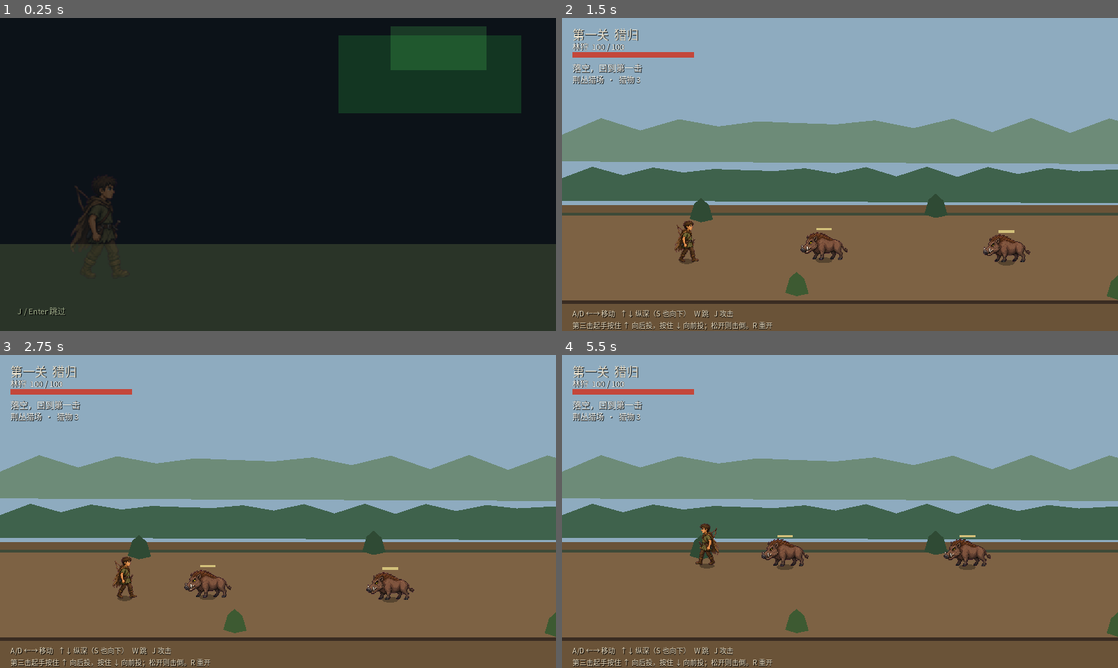
Above: before the commit, frames 1-4 (two rows, left to right).
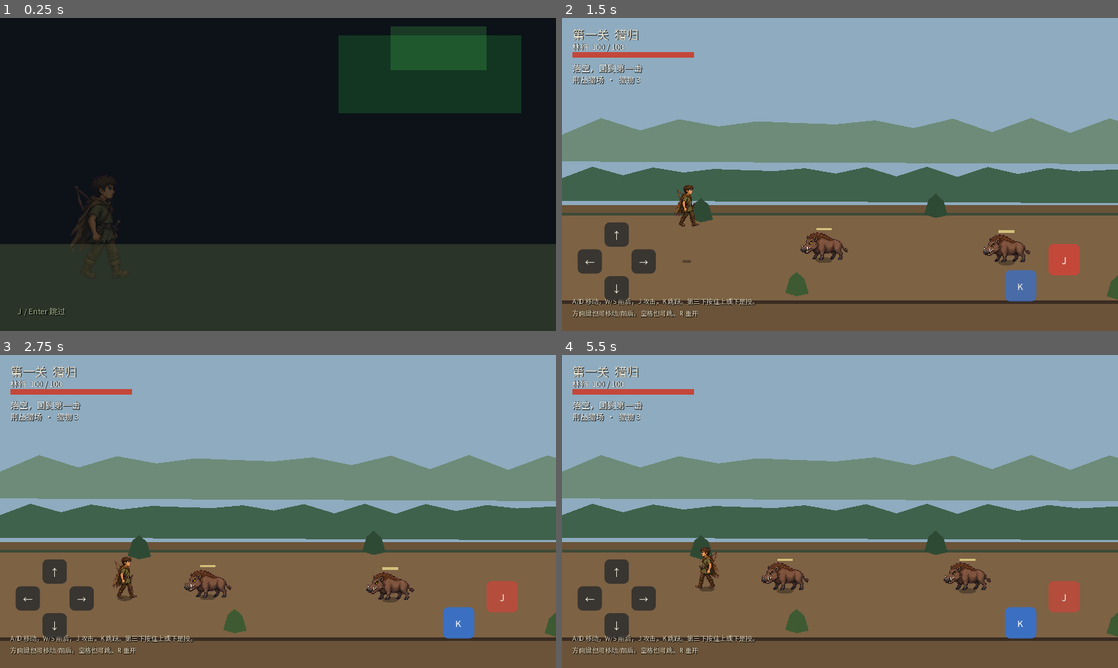
Above: after the commit, the same moments.

Repository: meathill/wow-dnf-godot
Game: Godot game, scene res://scenes/intro.tscn
Two runs of this game, one before a commit and one after it. Both use one fixed random seed, a clock stepped at 60 frames per second and the inputs below.
Inputs (mouse positions are in pixels of both pictures, inside the frame that each line leads up to):
- Up to frame 1 (0.25 s): no input
- Up to frame 2 (1.5 s): tap Enter at 0.5 s; hold D 0.53-1.25 s; hold J 0.53-1.25 s; tap Space at 0.77, 1.07 s; tap K at 0.8 s; click (1062, 259) at 1.25 s, where only the run after the commit has a clickable "J"
- Up to frame 3 (2.75 s): click (455, 624) at 2 s, where only the run after the commit has a clickable "K"
- Up to frame 4 (5.5 s): hold Down 2.78-3.53 s; tap K at 2.85, 5.3 s; tap Space at 3.02, 3.32, 4.35, 4.52, 4.82, 5.27 s; tap R at 3.05, 3.6 s; hold D 3.53-4.28 s; hold Space 3.53-4.28 s; hold Up 4.28-5.03 s; tap J at 4.55 s; hold A from 5.03 s (still down); hold J from 5.03 s (still down)

The runs differ from the first frame. In frame 1, less than 0.1% of the frame differs, in the area x 4-12%, y 92-96%; in frame 2, 4.6%; in frame 3, 4.0%; in frame 4, 6.0%, in the area x 1-94%, y 3-100%.

Commit message:
Show Chinese text, move jump to K, and add touch buttons.
Bundle Noto Sans SC so labels are readable, and keep W/S for depth only.

Diff:
--- a/game/project.godot
+++ b/game/project.godot
@@ -9,6 +9,10 @@
 config/features=PackedStringArray("4.3", "GL Compatibility")
 config/icon="res://icon.svg"
 
+[autoload]
+
+VInput="*res://scripts/vinput.gd"
+
 [display]
 
 window/size/viewport_width=1280
@@ -16,7 +20,16 @@
 window/stretch/mode="canvas_items"
 window/stretch/aspect="expand"
 
+[gui]
+
+theme/custom="res://themes/default.tres"
+
 [rendering]
 
 renderer/rendering_method="gl_compatibility"
 textures/canvas_textures/default_texture_filter=0
+
+[input_devices]
+
+pointing/emulate_touch_from_mouse=true
+pointing/emulate_mouse_from_touch=true
--- a/game/scripts/hud.gd
+++ b/game/scripts/hud.gd
@@ -1,4 +1,6 @@
 extends CanvasLayer
+
+const UiFont = preload("res://scripts/ui_font.gd")
 
 var hp_fill: ColorRect
 var hp_label: Label
@@ -7,10 +9,17 @@
 var result_label: Label
 var font: Font
 
+# Virtual pad axis accumulators (multiple buttons can hold).
+var _axis_l := 0
+var _axis_r := 0
+var _axis_u := 0
+var _axis_d := 0
+
 
 func _ready() -> void:
-	font = SystemFont.new()
-	font.font_names = PackedStringArray(["Noto Sans CJK SC", "Noto Sans CJK", "Noto Serif CJK SC"])
+	VInput.reset()
+	layer = 20
+	font = UiFont.get_font()
 	var title := _label(Vector2(24, 16), "第一关  猎归", 28)
 	title.modulate = Color("#f3efe4")
 	hp_label = _label(Vector2(24, 52), "林狩  100 / 100", 18)
@@ -18,16 +27,22 @@
 	bg.position = Vector2(24, 78)
 	bg.size = Vector2(280, 14)
 	bg.color = Color("#1a1410")
+	bg.mouse_filter = Control.MOUSE_FILTER_IGNORE
 	add_child(bg)
 	hp_fill = ColorRect.new()
 	hp_fill.position = Vector2(24, 78)
 	hp_fill.size = Vector2(280, 14)
 	hp_fill.color = Color("#c4473a")
+	hp_fill.mouse_filter = Control.MOUSE_FILTER_IGNORE
 	add_child(hp_fill)
 	combo_label = _label(Vector2(24, 100), "J 攻击", 20)
 	info_label = _label(Vector2(24, 128), "荆丛猎场  ·  猎物 3", 18)
-	var hint := _label(Vector2(24, 668), "A/D ←→ 移动   ↑↓ 纵深（S 也向下）   W 跳   J 攻击\n第三击起手按住 ↑ 向后投，按住 ↓ 向前投；松开则击倒。R 重开", 16)
-	hint.size = Vector2(1230, 48)
+	var hint := _label(
+		Vector2(24, 640),
+		"A/D 移动，W/S 前后，J 攻击，K 跳跃。第三下按住上或下是投。\n方向键也可移动/前后。空格也可跳。R 重开",
+		15
+	)
+	hint.size = Vector2(900, 56)
 	hint.autowrap_mode = TextServer.AUTOWRAP_WORD_SMART
 	hint.modulate = Color("#efe8d6")
 	result_label = _label(Vector2(360, 280), "", 32)
@@ -35,6 +50,7 @@
 	result_label.size = Vector2(560, 160)
 	result_label.autowrap_mode = TextServer.AUTOWRAP_WORD_SMART
 	result_label.horizontal_alignment = HORIZONTAL_ALIGNMENT_CENTER
+	_build_virtual_controls()
 
 
 func set_hp(current: int, maximum: int) -> void:
@@ -65,5 +81,90 @@
 	label.add_theme_color_override("font_shadow_color", Color(0, 0, 0, 0.75))
 	label.add_theme_constant_override("shadow_offset_x", 1)
 	label.add_theme_constant_override("shadow_offset_y", 1)
+	label.mouse_filter = Control.MOUSE_FILTER_IGNORE
 	add_child(label)
 	return label
+
+
+func _build_virtual_controls() -> void:
+	# Left d-pad (bottom-left, clears center playfield).
+	var pad_origin := Vector2(36, 470)
+	var gap := 62.0
+	_axis_btn(pad_origin + Vector2(gap, 0), "↑", func(p): _hold_axis("u", p))
+	_axis_btn(pad_origin + Vector2(0, gap), "←", func(p): _hold_axis("l", p))
+	_axis_btn(pad_origin + Vector2(gap * 2, gap), "→", func(p): _hold_axis("r", p))
+	_axis_btn(pad_origin + Vector2(gap, gap * 2), "↓", func(p): _hold_axis("d", p))
+
+	# Right action buttons.
+	_action_btn(Vector2(1120, 520), "J", Color("#c4473a"), func(p): VInput.attack_held = p)
+	_action_btn(Vector2(1020, 580), "K", Color("#3a6fc4"), func(p): VInput.jump_held = p)
+
+
+func _axis_btn(pos: Vector2, caption: String, on_hold: Callable) -> void:
+	var btn := _make_pad_button(pos, Vector2(56, 56), caption, Color(0.12, 0.14, 0.16, 0.72))
+	btn.button_down.connect(func(): on_hold.call(true))
+	btn.button_up.connect(func(): on_hold.call(false))
+
+
+func _action_btn(pos: Vector2, caption: String, color: Color, on_hold: Callable) -> void:
+	var c := Color(color.r, color.g, color.b, 0.78)
+	var btn := _make_pad_button(pos, Vector2(72, 72), caption, c)
+	btn.button_down.connect(func(): on_hold.call(true))
+	btn.button_up.connect(func(): on_hold.call(false))
+
+
+func _make_pad_button(pos: Vector2, size: Vector2, caption: String, color: Color) -> Button:
+	var btn := Button.new()
+	btn.position = pos
+	btn.size = size
+	btn.text = caption
+	btn.focus_mode = Control.FOCUS_NONE
+	btn.mouse_filter = Control.MOUSE_FILTER_STOP
+	btn.add_theme_font_override("font", font)
+	btn.add_theme_font_size_override("font_size", 22)
+	btn.add_theme_color_override("font_color", Color("#f6f1e6"))
+	btn.add_theme_color_override("font_pressed_color", Color("#ffffff"))
+	btn.add_theme_color_override("font_hover_color", Color("#ffffff"))
+	var style := StyleBoxFlat.new()
+	style.bg_color = color
+	style.corner_radius_top_left = 12
+	style.corner_radius_top_right = 12
+	style.corner_radius_bottom_left = 12
+	style.corner_radius_bottom_right = 12
+	style.content_margin_left = 4
+	style.content_margin_right = 4
+	style.content_margin_top = 4
+	style.content_margin_bottom = 4
+	btn.add_theme_stylebox_override("normal", style)
+	var pressed := style.duplicate() as StyleBoxFlat
+	pressed.bg_color = Color(color.r, color.g, color.b, minf(color.a + 0.2, 1.0))
+	btn.add_theme_stylebox_override("pressed", pressed)
+	btn.add_theme_stylebox_override("hover", pressed)
+	btn.add_theme_stylebox_override("focus", StyleBoxEmpty.new())
+	add_child(btn)
+	return btn
+
+
+func _hold_axis(which: String, pressed: bool) -> void:
+	var delta := 1 if pressed else -1
+	match which:
+		"l":
+			_axis_l = maxi(_axis_l + delta, 0)
+		"r":
+			_axis_r = maxi(_axis_r + delta, 0)
+		"u":
+			_axis_u = maxi(_axis_u + delta, 0)
+		"d":
+			_axis_d = maxi(_axis_d + delta, 0)
+	var mx := 0.0
+	var my := 0.0
+	if _axis_l > 0:
+		mx -= 1.0
+	if _axis_r > 0:
+		mx += 1.0
+	if _axis_u > 0:
+		my -= 1.0
+	if _axis_d > 0:
+		my += 1.0
+	VInput.set_move_x(mx)
+	VInput.set_move_y(my)
--- a/game/scripts/intro.gd
+++ b/game/scripts/intro.gd
@@ -2,6 +2,7 @@
 
 ## Short original intro before level 1. Skip with J or Enter.
 
+const UiFont = preload("res://scripts/ui_font.gd")
 const LEVEL := "res://scenes/level1.tscn"
 const PLAYER_SPRITE := "res://sprites/player.png"
 const INTRO_SECONDS := 5.5
@@ -22,6 +23,7 @@
 	var bg := ColorRect.new()
 	bg.set_anchors_preset(Control.PRESET_FULL_RECT)
 	bg.color = Color("#0c1218")
+	bg.mouse_filter = Control.MOUSE_FILTER_IGNORE
 	add_child(bg)
 
 	# Distant green fire glow (original, not a copyrighted skybox)
@@ -29,11 +31,13 @@
 	glow.position = Vector2(780, 40)
 	glow.size = Vector2(420, 180)
 	glow.color = Color(0.18, 0.72, 0.28, 0.22)
+	glow.mouse_filter = Control.MOUSE_FILTER_IGNORE
 	add_child(glow)
 	var glow2 := ColorRect.new()
 	glow2.position = Vector2(900, 20)
 	glow2.size = Vector2(220, 100)
 	glow2.color = Color(0.35, 0.95, 0.4, 0.18)
+	glow2.mouse_filter = Control.MOUSE_FILTER_IGNORE
 	add_child(glow2)
 
 	# Ground strip
@@ -41,6 +45,7 @@
 	ground.position = Vector2(0, 520)
 	ground.size = Vector2(1280, 200)
 	ground.color = Color("#2a3428")
+	ground.mouse_filter = Control.MOUSE_FILTER_IGNORE
 	add_child(ground)
 
 	hunter = TextureRect.new()
@@ -51,10 +56,10 @@
 	hunter.position = Vector2(160, 360)
 	hunter.size = Vector2(140, 240)
 	hunter.modulate = Color(1, 1, 1, 0)
+	hunter.mouse_filter = Control.MOUSE_FILTER_IGNORE
 	add_child(hunter)
 
-	var font := SystemFont.new()
-	font.font_names = PackedStringArray(["Noto Sans CJK SC", "Noto Sans CJK", "Noto Serif CJK SC", "Sans"])
+	var font := UiFont.get_font()
 
 	line1 = _make_label(font, Vector2(340, 220), "林狩在荆丛猎场下夹。", 34)
 	line2 = _make_label(font, Vector2(340, 280), "天边有一点绿火，他没在意。", 34)
@@ -76,6 +81,7 @@
 	label.add_theme_color_override("font_shadow_color", Color(0, 0, 0, 0.8))
 	label.add_theme_constant_override("shadow_offset_x", 2)
 	label.add_theme_constant_override("shadow_offset_y", 2)
+	label.mouse_filter = Control.MOUSE_FILTER_IGNORE
 	add_child(label)
 	return label
 
--- a/game/scripts/player.gd
+++ b/game/scripts/player.gd
@@ -36,7 +36,7 @@
 var attack_edge := false
 var jump_edge := false
 var j_was := false
-var w_was := false
+var jump_was := false
 var tex: Texture2D
 
 signal hp_changed(current: int, maximum: int)
@@ -97,12 +97,16 @@
 
 
 func _poll_edges() -> void:
-	var j := Input.is_physical_key_pressed(KEY_J)
-	attack_edge = j and not j_was
+	var j := Input.is_physical_key_pressed(KEY_J) or VInput.attack_held
+	attack_edge = (j and not j_was) or VInput.attack_just
 	j_was = j
-	var w := Input.is_physical_key_pressed(KEY_W)
-	jump_edge = w and not w_was
-	w_was = w
+	var k := (
+		Input.is_physical_key_pressed(KEY_K)
+		or Input.is_physical_key_pressed(KEY_SPACE)
+		or VInput.jump_held
+	)
+	jump_edge = (k and not jump_was) or VInput.jump_just
+	jump_was = k
 
 
 func _on_attack_pressed() -> void:
@@ -132,7 +136,10 @@
 	link_left = 0.0
 	hit_ids.clear()
 	if index == 2:
-		hit_kind = Rules.hit3_kind(Input.is_physical_key_pressed(KEY_UP), Input.is_physical_key_pressed(KEY_DOWN))
+		# 上/下 = arrows or virtual pad. W/S are depth-only and do not choose throw.
+		var hold_up := Input.is_physical_key_pressed(KEY_UP) or VInput.move_y < -0.2
+		var hold_down := Input.is_physical_key_pressed(KEY_DOWN) or VInput.move_y > 0.2
+		hit_kind = Rules.hit3_kind(hold_up, hold_down)
 	else:
 		hit_kind = "flinch"
 	combo_changed.emit(_combo_text(index, hit_kind))
@@ -222,14 +229,15 @@
 			chain_next = 0
 			combo_changed.emit("接招超时，回到第一击")
 	var hx := 0.0
-	if Input.is_physical_key_pressed(KEY_A) or Input.is_physical_key_pressed(KEY_LEFT):
+	if Input.is_physical_key_pressed(KEY_A) or Input.is_physical_key_pressed(KEY_LEFT) or VInput.move_x < -0.2:
 		hx -= 1.0
-	if Input.is_physical_key_pressed(KEY_D) or Input.is_physical_key_pressed(KEY_RIGHT):
+	if Input.is_physical_key_pressed(KEY_D) or Input.is_physical_key_pressed(KEY_RIGHT) or VInput.move_x > 0.2:
 		hx += 1.0
 	var hy := 0.0
-	if Input.is_physical_key_pressed(KEY_UP):
+	# W/S and arrows both move depth; virtual pad uses the same axes.
+	if Input.is_physical_key_pressed(KEY_W) or Input.is_physical_key_pressed(KEY_UP) or VInput.move_y < -0.2:
 		hy -= 1.0
-	if Input.is_physical_key_pressed(KEY_DOWN) or Input.is_physical_key_pressed(KEY_S):
+	if Input.is_physical_key_pressed(KEY_S) or Input.is_physical_key_pressed(KEY_DOWN) or VInput.move_y > 0.2:
 		hy += 1.0
 	if hx != 0.0:
 		facing = -1 if hx < 0.0 else 1
--- /dev/null
+++ b/game/scripts/ui_font.gd
@@ -0,0 +1,17 @@
+extends RefCounted
+
+const FONT_PATH := "res://fonts/NotoSansSC-Regular.ttf"
+
+static var _cached: Font
+
+
+static func get_font() -> Font:
+	if _cached != null:
+		return _cached
+	if ResourceLoader.exists(FONT_PATH):
+		_cached = load(FONT_PATH) as Font
+	if _cached == null:
+		var fallback := SystemFont.new()
+		fallback.font_names = PackedStringArray(["Noto Sans CJK SC", "Noto Sans SC", "Sans"])
+		_cached = fallback
+	return _cached
--- /dev/null
+++ b/game/scripts/vinput.gd
@@ -0,0 +1,43 @@
+extends Node
+
+## Virtual / on-screen control state. Keyboard still works independently in player.
+
+var move_x := 0.0
+var move_y := 0.0
+var attack_held := false
+var jump_held := false
+
+var _attack_was := false
+var _jump_was := false
+var attack_just := false
+var jump_just := false
+
+
+func _process(_delta: float) -> void:
+	attack_just = attack_held and not _attack_was
+	jump_just = jump_held and not _jump_was
+	_attack_was = attack_held
+	_jump_was = jump_held
+
+
+func set_move_x(v: float) -> void:
+	move_x = clampf(v, -1.0, 1.0)
+
+
+func set_move_y(v: float) -> void:
+	move_y = clampf(v, -1.0, 1.0)
+
+
+func clear_move() -> void:
+	move_x = 0.0
+	move_y = 0.0
+
+
+func reset() -> void:
+	clear_move()
+	attack_held = false
+	jump_held = false
+	_attack_was = false
+	_jump_was = false
+	attack_just = false
+	jump_just = false
--- /dev/null
+++ b/game/themes/default.tres
@@ -0,0 +1,9 @@
+[gd_resource type="Theme" load_steps=2 format=3]
+
+[ext_resource type="FontFile" uid="uid://ph1me8i48py" path="res://fonts/NotoSansSC-Regular.ttf" id="1_font"]
+
+[resource]
+default_font = ExtResource("1_font")
+default_font_size = 18
+Label/fonts/font = ExtResource("1_font")
+Button/fonts/font = ExtResource("1_font")
Binary file added: game/fonts/NotoSansSC-Regular.ttf
Not shown, added: game/fonts/NotoSansSC-Regular.ttf.import
Not shown, added: game/fonts/OFL.txt
Not shown, changed: README.md
Not shown, added: game/fonts/README.md
